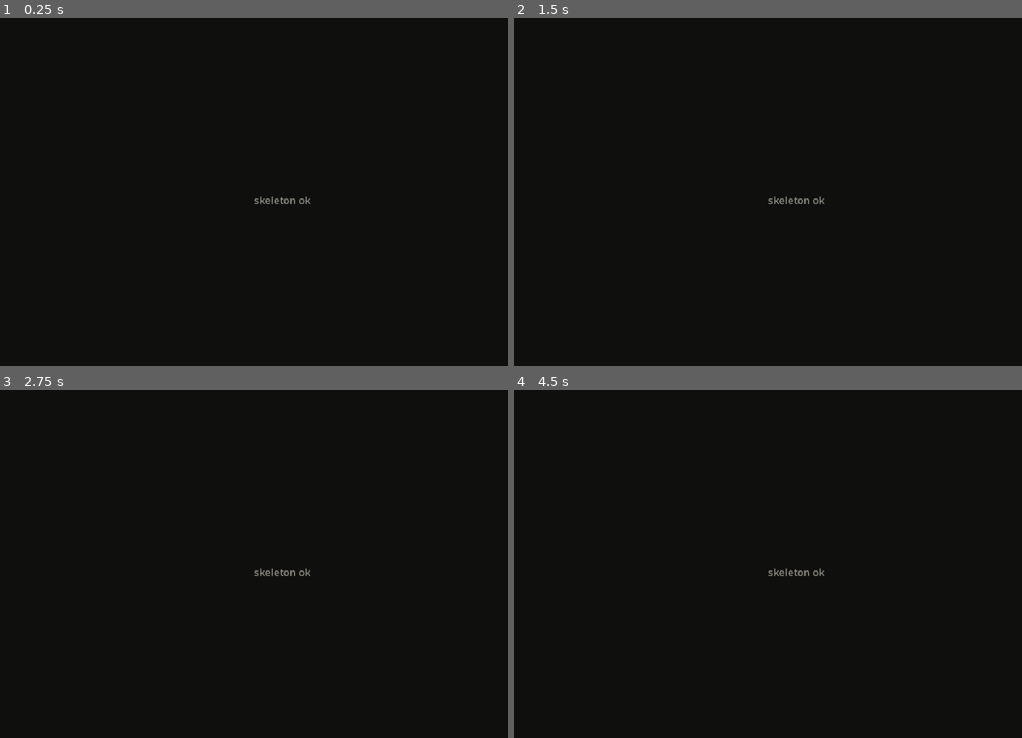
Above: before the commit, frames 1-4 (two rows, left to right).
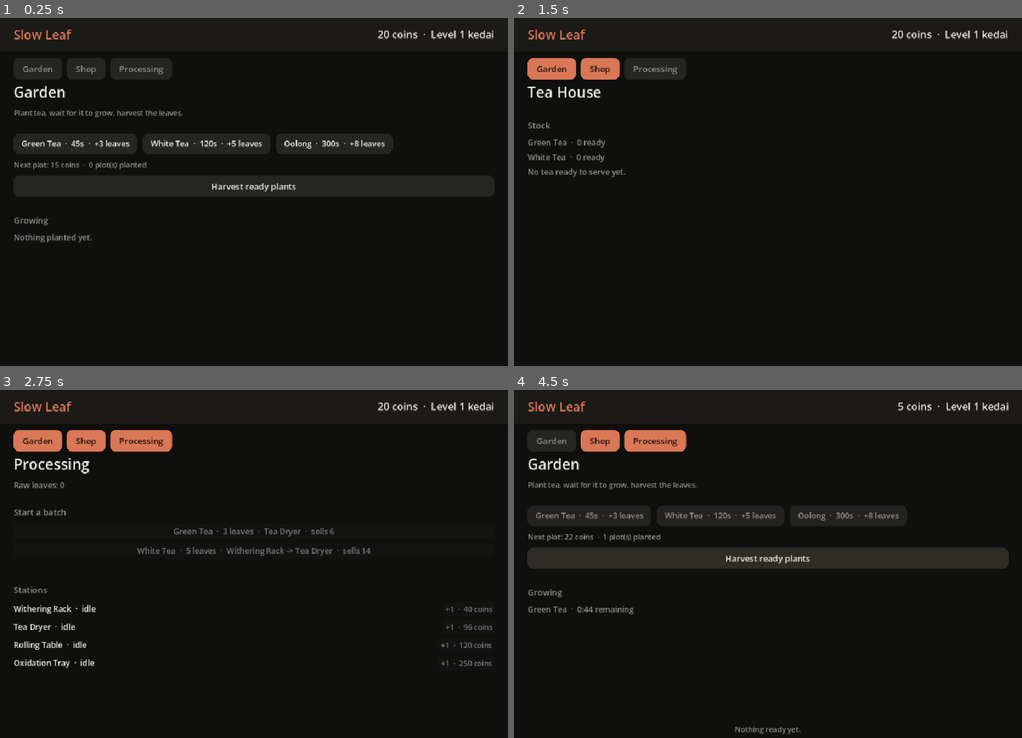
Above: after the commit, the same moments.

Repository: adisetiawanx/indie-game
Game: Godot game, scene res://scenes/main.tscn
Same seed, same stepped clock (60 frames per second), same inputs: the game is played once before the commit and once after it.
Inputs (mouse positions are in pixels of both pictures, inside the frame that each line leads up to):
- Up to frame 1 (0.25 s): no input
- Up to frame 2 (1.5 s): click (549, 70) at 0.5 s, where only the run after the commit has a clickable "Garden"; click (600, 70) at 1.25 s, where only the run after the commit has a clickable "Shop"
- Up to frame 3 (2.75 s): click (142, 442) at 2 s, where only the run after the commit has a clickable "Processing"
- Up to frame 4 (4.5 s): click (549, 442) at 2.75 s, where only the run after the commit has a clickable "Garden"; click (590, 515) at 3.5 s, where only the run after the commit has a clickable "Green Tea · 45s · +3 leaves"; click (768, 557) at 4.25 s, where only the run after the commit has a clickable "Harvest ready plants"

The runs differ from the first frame. In frame 1, 2.8% of the frame differs, in the area x 2-98%, y 3-65%; in frame 2, 2.4%; in frame 3, 4.4%; in frame 4, 9.1%, in the area x 2-98%, y 3-99%.

Commit message:
ui: garden, shop and processing pages with selftest mode

Diff:
--- a/scripts/main.gd
+++ b/scripts/main.gd
@@ -1,17 +1,745 @@
 extends Control
 
-## Skeleton scene. Kosong sengaja: isi menyusul setelah desain core loop.
+## Slow Leaf - UI utama. Semua UI dibangun via kode supaya seluruh game
+## bisa diiterasi dari file teks. State hidup di autoload Game, UI cuma pembaca.
+## Mode khusus: --selftest (headless) dan --screenshot (windowed, 2 detik).
+
+const COL_BG := Color("0f0f0e")
+const COL_PANEL := Color("1c1a17")
+const COL_SURFACE := Color("252521")
+const COL_SURFACE_2 := Color("2e2c27")
+const COL_ACCENT := Color("d97757")
+const COL_ACCENT_HOVER := Color("e08a6d")
+const COL_ACCENT_PRESS := Color("b95f40")
+const COL_TEXT := Color("f2efe9")
+const COL_MUTED := Color("908f85")
+const COL_SUCCESS := Color("8fbc6f")
+
+var tab_garden: Button
+var tab_shop: Button
+var tab_processing: Button
+var pages: Dictionary = {}
+
+# garden page
+var coins_label: Label
+var garden_rows: VBoxContainer
+var plant_buttons: Dictionary = {}
+var plot_price_label: Label
+
+# shop page
+var stock_rows: VBoxContainer
+var customer_panel: PanelContainer
+var customer_name: Label
+var customer_want: Label
+var serve_button: Button
+
+# processing page
+var leaves_label: Label
+var product_rows: VBoxContainer
+var station_rows: VBoxContainer
+
+var status_label: Label
+var status_tween: Tween
+var press_button: Button
+var interactive := true  # false saat selftest, supaya _process tidak jalan
 
 
 func _ready() -> void:
+	_build_ui()
+	Game.load_save()
+	randomize()
+
+	var args := OS.get_cmdline_user_args()
+	if args.has("--selftest"):
+		interactive = false
+		_run_selftest()
+		return
+	if args.has("--screenshot"):
+		_run_screenshot()
+		return
+
+	var autosave := Timer.new()
+	autosave.wait_time = 5.0
+	autosave.autostart = true
+	autosave.timeout.connect(Game.save)
+	add_child(autosave)
+
+
+func _notification(what: int) -> void:
+	if what == NOTIFICATION_WM_CLOSE_REQUEST:
+		Game.save()
+
+
+func _process(delta: float) -> void:
+	if not interactive:
+		return
+	Game.poll_stations()
+	Game.maybe_spawn_customer(delta)
+	if not Game.customer.is_empty():
+		Game.customer["patience"] = float(Game.customer["patience"]) - delta
+		if float(Game.customer["patience"]) <= 0.0:
+			Game.customer = {}
+			Game.customer_cooldown = 8.0
+	_refresh()
+
+
+# ============ PEMBANGUNAN UI ============
+
+func _build_ui() -> void:
 	var bg := ColorRect.new()
-	bg.color = Color("0f0f0e")
+	bg.color = COL_BG
 	bg.set_anchors_preset(Control.PRESET_FULL_RECT)
 	add_child(bg)
 
-	var label := Label.new()
-	label.text = "skeleton ok"
-	label.add_theme_font_size_override("font_size", 18)
-	label.add_theme_color_override("font_color", Color("908f85"))
-	label.set_anchors_preset(Control.PRESET_CENTER)
-	add_child(label)
+	var root := VBoxContainer.new()
+	root.set_anchors_preset(Control.PRESET_FULL_RECT)
+	root.add_theme_constant_override("separation", 0)
+	add_child(root)
+
+	# --- header ---
+	var header := PanelContainer.new()
+	var hstyle := StyleBoxFlat.new()
+	hstyle.bg_color = COL_PANEL
+	hstyle.content_margin_left = 24.0
+	hstyle.content_margin_right = 24.0
+	hstyle.content_margin_top = 14.0
+	hstyle.content_margin_bottom = 14.0
+	header.add_theme_stylebox_override("panel", hstyle)
+	root.add_child(header)
+
+	var hrow := HBoxContainer.new()
+	header.add_child(hrow)
+
+	var title := Label.new()
+	title.text = "Slow Leaf"
+	title.add_theme_font_size_override("font_size", 22)
+	title.add_theme_color_override("font_color", COL_ACCENT)
+	hrow.add_child(title)
+
+	var spacer := Control.new()
+	spacer.size_flags_horizontal = Control.SIZE_EXPAND_FILL
+	hrow.add_child(spacer)
+
+	coins_label = Label.new()
+	coins_label.add_theme_font_size_override("font_size", 18)
+	coins_label.add_theme_color_override("font_color", COL_TEXT)
+	hrow.add_child(coins_label)
+
+	# --- tab bar ---
+	var tabbar := HBoxContainer.new()
+	tabbar.add_theme_constant_override("separation", 8)
+	var tab_margin := MarginContainer.new()
+	tab_margin.add_theme_constant_override("margin_left", 24)
+	tab_margin.add_theme_constant_override("margin_top", 12)
+	tab_margin.add_theme_constant_override("margin_bottom", 4)
+	tab_margin.add_child(tabbar)
+	root.add_child(tab_margin)
+
+	tab_garden = _make_tab("Garden")
+	tab_shop = _make_tab("Shop")
+	tab_processing = _make_tab("Processing")
+	for b in [tab_garden, tab_shop, tab_processing]:
+		tabbar.add_child(b)
+	tab_garden.pressed.connect(func(): _show_page("garden"))
+	tab_shop.pressed.connect(func(): _show_page("shop"))
+	tab_processing.pressed.connect(func(): _show_page("processing"))
+
+	# --- halaman ---
+	var page_holder := MarginContainer.new()
+	page_holder.set_anchors_preset(Control.PRESET_FULL_RECT)
+	page_holder.add_theme_constant_override("margin_left", 24)
+	page_holder.add_theme_constant_override("margin_right", 24)
+	page_holder.add_theme_constant_override("margin_bottom", 16)
+	page_holder.size_flags_vertical = Control.SIZE_EXPAND_FILL
+	root.add_child(page_holder)
+
+	pages["garden"] = _build_garden_page()
+	pages["shop"] = _build_shop_page()
+	pages["processing"] = _build_processing_page()
+	for k in pages.keys():
+		page_holder.add_child(pages[k])
+		pages[k].visible = false
+
+	# --- status bar ---
+	status_label = Label.new()
+	status_label.add_theme_font_size_override("font_size", 13)
+	status_label.add_theme_color_override("font_color", COL_MUTED)
+	status_label.horizontal_alignment = HORIZONTAL_ALIGNMENT_CENTER
+	var status_margin := MarginContainer.new()
+	status_margin.add_theme_constant_override("margin_bottom", 10)
+	status_margin.add_child(status_label)
+	root.add_child(status_margin)
+
+	_show_page("garden")
+
+
+func _make_tab(text: String) -> Button:
+	var b := Button.new()
+	b.text = text
+	b.toggle_mode = true
+	b.add_theme_font_size_override("font_size", 15)
+	b.add_theme_color_override("font_color", COL_MUTED)
+	b.add_theme_color_override("font_hover_color", COL_TEXT)
+	b.add_theme_color_override("font_pressed_color", Color("1a120c"))
+	b.add_theme_color_override("font_hover_pressed_color", Color("1a120c"))
+	var normal := _box(COL_SURFACE, 10)
+	normal.content_margin_left = 16.0
+	normal.content_margin_right = 16.0
+	b.add_theme_stylebox_override("normal", normal)
+	var hover := _box(COL_SURFACE_2, 10)
+	hover.content_margin_left = 16.0
+	hover.content_margin_right = 16.0
+	b.add_theme_stylebox_override("hover", hover)
+	var pressed := _box(COL_ACCENT, 10)
+	pressed.content_margin_left = 16.0
+	pressed.content_margin_right = 16.0
+	b.add_theme_stylebox_override("pressed", pressed)
+	b.add_theme_stylebox_override("hover_pressed", pressed)
+	return b
+
+
+func _show_page(page: String) -> void:
+	for k in pages.keys():
+		pages[k].visible = (k == page)
+
+
+func _build_garden_page() -> Control:
+	var scroll := ScrollContainer.new()
+	scroll.horizontal_scroll_mode = ScrollContainer.SCROLL_MODE_DISABLED
+	var vbox := VBoxContainer.new()
+	vbox.size_flags_horizontal = Control.SIZE_EXPAND_FILL
+	vbox.size_flags_vertical = Control.SIZE_EXPAND_FILL
+	vbox.add_theme_constant_override("separation", 10)
+	scroll.add_child(vbox)
+
+	var h := Label.new()
+	h.text = "Garden"
+	h.add_theme_font_size_override("font_size", 26)
+	h.add_theme_color_override("font_color", COL_TEXT)
+	vbox.add_child(h)
+
+	var sub := Label.new()
+	sub.text = "Plant tea, wait for it to grow, harvest the leaves."
+	sub.add_theme_font_size_override("font_size", 13)
+	sub.add_theme_color_override("font_color", COL_MUTED)
+	vbox.add_child(sub)
+
+	vbox.add_child(_spacer(8))
+
+	var buy_row := HBoxContainer.new()
+	buy_row.add_theme_constant_override("separation", 10)
+	vbox.add_child(buy_row)
+
+	for pid in Game.TEA_PLANTS.keys():
+		var info: Dictionary = Game.TEA_PLANTS[pid]
+		var b := Button.new()
+		b.text = "%s  ·  %ds  ·  +%d leaves" % [
+			info["name"], int(info["grow_seconds"]), int(info["yield"]),
+		]
+		b.add_theme_font_size_override("font_size", 14)
+		_style_action_button(b)
+		b.pressed.connect(_on_plant.bind(pid))
+		buy_row.add_child(b)
+		plant_buttons[pid] = b
+
+	plot_price_label = Label.new()
+	plot_price_label.add_theme_font_size_override("font_size", 13)
+	plot_price_label.add_theme_color_override("font_color", COL_MUTED)
+	vbox.add_child(plot_price_label)
+
+	var harvest := Button.new()
+	harvest.text = "Harvest ready plants"
+	harvest.add_theme_font_size_override("font_size", 15)
+	_style_action_button(harvest)
+	harvest.pressed.connect(_on_harvest)
+	vbox.add_child(harvest)
+
+	vbox.add_child(_spacer(10))
+	var gh := Label.new()
+	gh.text = "Growing"
+	gh.add_theme_font_size_override("font_size", 15)
+	gh.add_theme_color_override("font_color", COL_MUTED)
+	vbox.add_child(gh)
+
+	garden_rows = VBoxContainer.new()
+	garden_rows.add_theme_constant_override("separation", 6)
+	vbox.add_child(garden_rows)
+
+	return scroll
+
+
+func _build_shop_page() -> Control:
+	var scroll := ScrollContainer.new()
+	scroll.horizontal_scroll_mode = ScrollContainer.SCROLL_MODE_DISABLED
+	var vbox := VBoxContainer.new()
+	vbox.size_flags_horizontal = Control.SIZE_EXPAND_FILL
+	vbox.add_theme_constant_override("separation", 10)
+	scroll.add_child(vbox)
+
+	var h := Label.new()
+	h.text = "Tea House"
+	h.add_theme_font_size_override("font_size", 26)
+	h.add_theme_color_override("font_color", COL_TEXT)
+	vbox.add_child(h)
+
+	customer_panel = PanelContainer.new()
+	var cp_style := _box(COL_SURFACE, 12)
+	cp_style.content_margin_left = 18.0
+	cp_style.content_margin_right = 18.0
+	cp_style.content_margin_top = 14.0
+	cp_style.content_margin_bottom = 14.0
+	customer_panel.add_theme_stylebox_override("panel", cp_style)
+	vbox.add_child(customer_panel)
+
+	var cp_v := VBoxContainer.new()
+	cp_v.add_theme_constant_override("separation", 4)
+	customer_panel.add_child(cp_v)
+
+	customer_name = Label.new()
+	customer_name.add_theme_font_size_override("font_size", 16)
+	customer_name.add_theme_color_override("font_color", COL_ACCENT)
+	cp_v.add_child(customer_name)
+
+	customer_want = Label.new()
+	customer_want.add_theme_font_size_override("font_size", 14)
+	customer_want.add_theme_color_override("font_color", COL_TEXT)
+	cp_v.add_child(customer_want)
+
+	var serve_row := HBoxContainer.new()
+	serve_row.add_theme_constant_override("separation", 10)
+	cp_v.add_child(serve_row)
+
+	serve_button = Button.new()
+	serve_button.text = "Serve"
+	serve_button.add_theme_font_size_override("font_size", 15)
+	_style_action_button(serve_button)
+	serve_button.pressed.connect(_on_serve)
+	serve_row.add_child(serve_button)
+
+	vbox.add_child(_spacer(10))
+
+	var sh := Label.new()
+	sh.text = "Stock"
+	sh.add_theme_font_size_override("font_size", 15)
+	sh.add_theme_color_override("font_color", COL_MUTED)
+	vbox.add_child(sh)
+
+	stock_rows = VBoxContainer.new()
+	stock_rows.add_theme_constant_override("separation", 6)
+	vbox.add_child(stock_rows)
+
+	return scroll
+
+
+func _build_processing_page() -> Control:
+	var scroll := ScrollContainer.new()
+	scroll.horizontal_scroll_mode = ScrollContainer.SCROLL_MODE_DISABLED
+	var vbox := VBoxContainer.new()
+	vbox.size_flags_horizontal = Control.SIZE_EXPAND_FILL
+	vbox.add_theme_constant_override("separation", 10)
+	scroll.add_child(vbox)
+
+	var h := Label.new()
+	h.text = "Processing"
+	h.add_theme_font_size_override("font_size", 26)
+	h.add_theme_color_override("font_color", COL_TEXT)
+	vbox.add_child(h)
+
+	leaves_label = Label.new()
+	leaves_label.add_theme_font_size_override("font_size", 14)
+	leaves_label.add_theme_color_override("font_color", COL_MUTED)
+	vbox.add_child(leaves_label)
+
+	vbox.add_child(_spacer(6))
+
+	var ph := Label.new()
+	ph.text = "Start a batch"
+	ph.add_theme_font_size_override("font_size", 15)
+	ph.add_theme_color_override("font_color", COL_MUTED)
+	vbox.add_child(ph)
+
+	product_rows = VBoxContainer.new()
+	product_rows.add_theme_constant_override("separation", 6)
+	vbox.add_child(product_rows)
+
+	vbox.add_child(_spacer(4))
+	press_button = Button.new()
+	press_button.add_theme_font_size_override("font_size", 14)
+	_style_action_button(press_button)
+	press_button.pressed.connect(_on_press_cake)
+	press_button.visible = false
+	vbox.add_child(press_button)
+
+	vbox.add_child(_spacer(10))
+
+	var sh := Label.new()
+	sh.text = "Stations"
+	sh.add_theme_font_size_override("font_size", 15)
+	sh.add_theme_color_override("font_color", COL_MUTED)
+	vbox.add_child(sh)
+
+	station_rows = VBoxContainer.new()
+	station_rows.add_theme_constant_override("separation", 6)
+	vbox.add_child(station_rows)
+
+	return scroll
+
+
+# ============ REFRESH ============
+
+func _refresh() -> void:
+	coins_label.text = "%d coins  ·  Level %d kedai" % [int(Game.coins), Game.shop_level]
+
+	# garden
+	for pid in plant_buttons.keys():
+		plant_buttons[pid].disabled = Game.coins < Game.plant_price()
+	plot_price_label.text = "Next plot: %d coins  ·  %d plot(s) planted" % [
+		int(Game.plant_price()), Game.plots.size(),
+	]
+	_clear_children(garden_rows)
+	if Game.plots.is_empty():
+		garden_rows.add_child(_muted_row("Nothing planted yet."))
+	for p in Game.plots:
+		var info: Dictionary = Game.TEA_PLANTS[p["plant"]]
+		var left: float = maxf(0.0, float(p["ready_at"]) - Game._now())
+		var txt: String
+		if left <= 0.0:
+			txt = "%s  ·  READY, +%d leaves" % [info["name"], int(info["yield"])]
+			garden_rows.add_child(_colored_row(txt, COL_SUCCESS))
+		else:
+			txt = "%s  ·  %d:%02d remaining" % [info["name"], int(left) / 60, int(left) % 60]
+			garden_rows.add_child(_muted_row(txt))
+
+	# shop
+	if Game.customer.is_empty():
+		customer_panel.visible = false
+	else:
+		customer_panel.visible = true
+		customer_name.text = str(Game.customer["name"])
+		var want_name: String = Game.TEA_PRODUCTS[Game.customer["product"]]["name"]
+		customer_want.text = "wants %s  ·  pays %d coins" % [
+			want_name, int(Game.customer["reward"]),
+		]
+		var have: int = int(Game.stock.get(Game.customer["product"], 0))
+		serve_button.disabled = have <= 0
+		serve_button.text = "Serve" if have > 0 else "No %s in stock" % want_name
+	_clear_children(stock_rows)
+	var any_stock := false
+	for pid in Game.unlocked_products():
+		var n: int = int(Game.stock.get(pid, 0))
+		any_stock = any_stock or n > 0
+		stock_rows.add_child(_muted_row("%s  ·  %d ready" % [Game.TEA_PRODUCTS[pid]["name"], n]))
+	if not any_stock:
+		stock_rows.add_child(_muted_row("No tea ready to serve yet."))
+
+	# processing
+	leaves_label.text = "Raw leaves: %d" % Game.raw_leaves
+	_clear_children(product_rows)
+	for pid in Game.unlocked_products():
+		var prod: Dictionary = Game.TEA_PRODUCTS[pid]
+		if pid == "puer_cake":
+			continue  # pu-erh lewat tombol press tersendiri
+		var b := Button.new()
+		var chain_names := []
+		for st in prod["chain"]:
+			chain_names.append(Game.STATIONS[st]["name"])
+		b.text = "%s  ·  %d leaves  ·  %s  ·  sells %d" % [
+			prod["name"], int(prod["raw_cost"]), " -> ".join(chain_names),
+			int(prod["serve_price"]),
+		]
+		b.add_theme_font_size_override("font_size", 14)
+		b.disabled = not Game.can_start(pid)
+		b.pressed.connect(_on_start_product.bind(pid))
+		product_rows.add_child(b)
+	var can_press: bool = Game.unlocked_products().has("puer_cake")
+	press_button.visible = can_press
+	if can_press:
+		press_button.text = "Press Pu-erh Cake  ·  %d leaves + %d coins" % [
+			int(Game.TEA_PRODUCTS["puer_cake"]["raw_cost"]),
+			int(Game.TEA_PRODUCTS["puer_cake"]["press_cost"]),
+		]
+		press_button.disabled = not Game.can_start("puer_cake")
+
+	_clear_children(station_rows)
+	for st in Game.STATIONS.keys():
+		var sinfo: Dictionary = Game.STATIONS[st]
+		var q: Array = Game.station_queues[st]
+		var row := HBoxContainer.new()
+		row.add_theme_constant_override("separation", 10)
+		var lbl := Label.new()
+		lbl.add_theme_font_size_override("font_size", 14)
+		lbl.add_theme_color_override("font_color", COL_TEXT)
+		if q.is_empty():
+			lbl.text = "%s  ·  idle" % sinfo["name"]
+		else:
+			var first: Dictionary = q[0]
+			var left: float = maxf(0.0, float(first["done_at"]) - Game._now())
+			lbl.text = "%s  ·  working on %s  ·  %ds left  ·  %d in queue" % [
+				sinfo["name"], Game.TEA_PRODUCTS[first["product"]]["name"],
+				int(ceil(left)), q.size(),
+			]
+		row.add_child(lbl)
+		var spacer2 := Control.new()
+		spacer2.size_flags_horizontal = Control.SIZE_EXPAND_FILL
+		row.add_child(spacer2)
+		var buy := Button.new()
+		var cost := Game.station_cost(st)
+		buy.text = "+1  ·  %d coins" % int(cost)
+		buy.add_theme_font_size_override("font_size", 13)
+		buy.disabled = Game.coins < cost
+		buy.pressed.connect(_on_buy_station.bind(st))
+		row.add_child(buy)
+		station_rows.add_child(row)
+
+
+func _clear_children(node: Node) -> void:
+	for c in node.get_children():
+		c.queue_free()
+
+
+func _muted_row(text: String) -> Label:
+	var l := Label.new()
+	l.text = text
+	l.add_theme_font_size_override("font_size", 14)
+	l.add_theme_color_override("font_color", COL_MUTED)
+	return l
+
+
+func _colored_row(text: String, color: Color) -> Label:
+	var l := _muted_row(text)
+	l.add_theme_color_override("font_color", color)
+	return l
+
+
+# ============ AKSI ============
+
+func _on_plant(plant_id: String) -> void:
+	if Game.buy_plot(plant_id):
+		_flash("%s planted." % Game.TEA_PLANTS[plant_id]["name"])
+
+
+func _on_harvest() -> void:
+	var got := Game.harvest_all()
+	if got > 0:
+		_flash("+%d raw leaves" % got)
+	else:
+		_flash("Nothing ready yet.")
+
+
+func _on_start_product(pid: String) -> void:
+	if Game.start_product(pid):
+		_flash("%s batch started." % Game.TEA_PRODUCTS[pid]["name"])
+
+
+func _on_press_cake() -> void:
+	if Game.start_product("puer_cake"):
+		_flash("Cake pressed, drying on the rack.")
+
+
+func _on_buy_station(st: String) -> void:
+	if Game.buy_station(st):
+		_flash("%s added." % Game.STATIONS[st]["name"])
+
+
+func _on_serve() -> void:
+	if Game.customer.is_empty():
+		return
+	var who: String = str(Game.customer["name"])
+	var pay: float = float(Game.customer["reward"])
+	if Game.serve_customer():
+		_flash("Served %s. +%d coins" % [who, int(pay)])
+
+
+func _flash(msg: String) -> void:
+	status_label.text = msg
+	if status_tween and status_tween.is_valid():
+		status_tween.kill()
+	status_label.modulate.a = 1.0
+	status_tween = create_tween()
+	status_tween.tween_interval(2.5)
+	status_tween.tween_property(status_label, "modulate:a", 0.0, 0.6)
+
+
+# ============ STYLING ============
+
+func _style_action_button(btn: Button) -> void:
+	btn.add_theme_color_override("font_color", COL_TEXT)
+	btn.add_theme_color_override("font_hover_color", COL_TEXT)
+	btn.add_theme_color_override("font_pressed_color", Color("1a120c"))
+	btn.add_theme_color_override("font_hover_pressed_color", Color("1a120c"))
+	btn.add_theme_color_override("font_disabled_color", COL_MUTED)
+	btn.add_theme_stylebox_override("normal", _box(COL_SURFACE, 10))
+	btn.add_theme_stylebox_override("hover", _box(COL_SURFACE_2, 10))
+	var pr := _box(COL_ACCENT_PRESS, 10)
+	btn.add_theme_stylebox_override("pressed", pr)
+	btn.add_theme_stylebox_override("hover_pressed", pr)
+	var dis := _box(Color("232220"), 10)
+	btn.add_theme_stylebox_override("disabled", dis)
+
+
+func _box(c: Color, radius: int) -> StyleBoxFlat:
+	var sb := StyleBoxFlat.new()
+	sb.bg_color = c
+	sb.set_corner_radius_all(radius)
+	sb.content_margin_left = 14.0
+	sb.content_margin_right = 14.0
+	sb.content_margin_top = 8.0
+	sb.content_margin_bottom = 8.0
+	return sb
+
+
+func _spacer(h: int) -> Control:
+	var c := Control.new()
+	c.custom_minimum_size = Vector2(0, h)
+	return c
+
+
+# ============ SELFTEST ============
+
+func _run_selftest() -> void:
+	var fails := 0
+	Game.reset()
+
+	# --- kebun ---
+	fails += _check(absf(Game.plant_price() - 15.0) < 0.01, "first plot costs 15")
+	fails += _check(Game.buy_plot("green"), "can plant green tea with 20 coins")
+	fails += _check(absf(Game.coins - 5.0) < 0.01, "coins deducted to 5")
+	fails += _check(not Game.buy_plot("green"), "cannot afford second plot at 5 coins")
+	fails += _check(Game.ready_plots() == 0, "nothing ready right after planting")
+	var p: Dictionary = Game.plots[0]
+	p["ready_at"] = Game._now() - 1.0  # paksa matang
+	fails += _check(Game.ready_plots() == 1, "plot ready after time passes")
+	fails += _check(Game.harvest_all() == 3, "green tea yields 3 leaves")
+	fails += _check(Game.raw_leaves == 3, "raw leaves banked")
+	fails += _check(Game.plots.is_empty(), "plot cleared after harvest")
+
+	# --- pengolahan green tea ---
+	fails += _check(Game.can_start("green_tea"), "can start green tea (3 leaves, 1 dryer)")
+	fails += _check(Game.start_product("green_tea"), "green tea batch started")
+	fails += _check(Game.raw_leaves == 0, "leaves consumed by batch")
+	fails += _check(Game.station_queues["dryer"].size() == 1, "batch queued at dryer")
+	Game.station_queues["dryer"][0]["done_at"] = Game._now() - 0.1
+	Game.poll_stations()
+	fails += _check(int(Game.stock.get("green_tea", 0)) == 1, "green tea ready after step completes")
+
+	# --- rantai multi-stasiun: white tea (withering -> dryer) ---
+	Game.coins = 100.0
+	Game.raw_leaves = 20
+	fails += _check(Game.buy_plot("white"), "plant white tea")
+	fails += _check(Game.can_start("white_tea"), "can start white tea")
+	fails += _check(Game.start_product("white_tea"), "white tea batch started")
+	fails += _check(Game.station_queues["withering"].size() == 1, "white tea starts at withering")
+	Game.station_queues["withering"][0]["done_at"] = Game._now() - 0.1
+	Game.poll_stations()
+	fails += _check(
+		Game.station_queues["dryer"].size() == 1 and Game.station_queues["withering"].is_empty(),
+		"white tea moved from withering to dryer"
+	)
+	Game.station_queues["dryer"][0]["done_at"] = Game._now() - 0.1
+	Game.poll_stations()
+	fails += _check(int(Game.stock.get("white_tea", 0)) == 1, "white tea finished into stock")
+
+	# --- antrian penuh menolak ---
+	Game.raw_leaves = 99
+	# dryer count = 1, isi antrian 2 item -> slot penuh
+	Game.station_queues["dryer"] = [
+		{"product": "white_tea", "step": 1, "done_at": Game._now() + 99.0},
+		{"product": "white_tea", "step": 1, "done_at": Game._now() + 99.0},
+	]
+	fails += _check(not Game.can_start("green_tea"), "cannot start when station queue is full")
+
+	# --- level kedai ---
+	Game.xp = 29
+	Game.check_level_up()
+	fails += _check(Game.shop_level == 1, "stays level 1 at 29 xp")
+	Game.xp = 30
+	Game.check_level_up()
+	fails += _check(Game.shop_level == 2, "level 2 at 30 xp")
+	fails += _check(Game.unlocked_products().has("oolong_tea"), "oolong unlocked at level 2")
+
+	# --- pu-erh: press -> rantai -> aging -> collect ---
+	Game.shop_level = 3
+	Game.xp = 200
+	Game.raw_leaves = 50
+	Game.coins = 500.0
+	for st in Game.station_queues.keys():
+		Game.station_queues[st] = []  # kosongkan sisa tes antrian
+	fails += _check(Game.buy_station("rolling"), "buy rolling table")
+	fails += _check(Game.buy_station("oxidation"), "buy oxidation tray")
+	fails += _check(Game.start_product("puer_cake"), "puer cake press started")
+	fails += _check(absf(Game.coins - 120.0) < 0.01, "coins after stations + press = 120")
+	for st in ["withering", "rolling", "dryer"]:
+		# majukan satu stasiun per iterasi: pindah stasiun me-reset done_at
+		if not Game.station_queues[st].is_empty():
+			Game.station_queues[st][0]["done_at"] = Game._now() - 0.1
+		Game.poll_stations()
+	fails += _check(Game.aging.size() == 1, "puer cake enters aging rack")
+	if Game.aging.size() > 0:
+		Game.aging[0]["ready_at"] = Game._now() - 1.0
+		fails += _check(Game.collect_cakes() == 1, "cake collected after drying")
+	else:
+		fails += 1
+	fails += _check(int(Game.stock.get("puer_cake", 0)) == 1, "puer cake in stock")
+
+	# --- pelanggan ---
+	Game.stock = {"green_tea": 2}  # stok tunggal biar pilihan pelanggan deterministik
+	Game.customer = {}
+	Game.customer_cooldown = 0.0
+	Game.maybe_spawn_customer(1.0)
+	fails += _check(not Game.customer.is_empty(), "customer spawns when stock exists")
+	fails += _check(Game.customer["product"] == "green_tea", "customer wants available tea")
+	var coins_before: float = Game.coins
+	fails += _check(Game.serve_customer(), "serve succeeds")
+	fails += _check(Game.coins == coins_before + 6.0, "serving green tea pays 6 coins")
+	fails += _check(int(Game.stock["green_tea"]) == 1, "stock decremented")
+	fails += _check(not Game.serve_customer(), "no customer to serve after")
+	Game.maybe_spawn_customer(1.0)  # cooldown 6 detik belum habis
+	fails += _check(Game.customer.is_empty(), "cooldown blocks instant respawn")
+
+	# --- save/load ---
+	Game.save()
+	var saved_coins: float = Game.coins
+	Game.reset()
+	fails += _check(absf(Game.coins - 20.0) < 0.01, "reset returns to starting coins")
+	Game.load_save()
+	fails += _check(absf(Game.coins - saved_coins) < 0.01, "load restores coins")
+	fails += _check(int(Game.stock.get("green_tea", 0)) == 1, "load restores stock")
+
+	if fails == 0:
+		print("SELFTEST PASS")
+	else:
+		print("SELFTEST FAIL: %d assertion(s) failed" % fails)
+	get_tree().quit(fails)
+
+
+func _check(cond: bool, msg: String) -> int:
+	print("  [%s] %s" % ["ok" if cond else "FAIL", msg])
+	return 0 if cond else 1
+
+
+# ============ SCREENSHOT ============
+
+func _run_screenshot() -> void:
+	# isi state contoh biar screenshot informatif
+	Game.coins = 87.0
+	Game.raw_leaves = 12
+	Game.stock = {"green_tea": 3, "white_tea": 1}
+	Game.buy_plot("green")
+	Game.buy_plot("white")
+	Game.plots[0]["ready_at"] = Game._now() - 1.0
+	Game.plots[1]["ready_at"] = Game._now() + 95.0
+	Game.start_product("white_tea")
+	Game.customer = {
+		"name": "Nyonya Lian", "product": "green_tea",
+		"reward": 6.0, "xp": 1, "patience": 28.0,
+	}
+	await get_tree().process_frame
+	await get_tree().process_frame
+	_show_page("garden")
+	_refresh()
+	await get_tree().process_frame
+	var img := get_viewport().get_texture().get_image()
+	var out := ProjectSettings.globalize_path("user://screenshot.png")
+	img.save_png(out)
+	print("SCREENSHOT_SAVED: " + out)
+	get_tree().quit()
